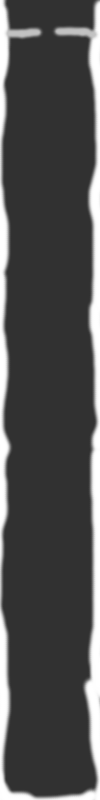
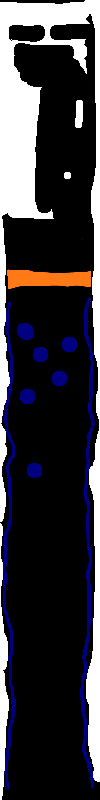
Comparing the layer stacks of the two (100, 800) images. Changes:
showed "terrain", painted on it over [left=0, top=0, right=100, bottom=800]
painted on "elev" over [left=1, top=9, right=98, bottom=792]
